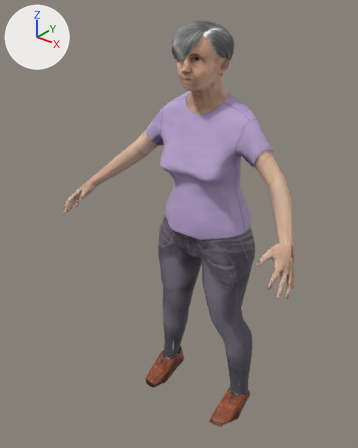
The glTF model public/models/people/mh_f_abuela_old.glb: old version first, new version second.
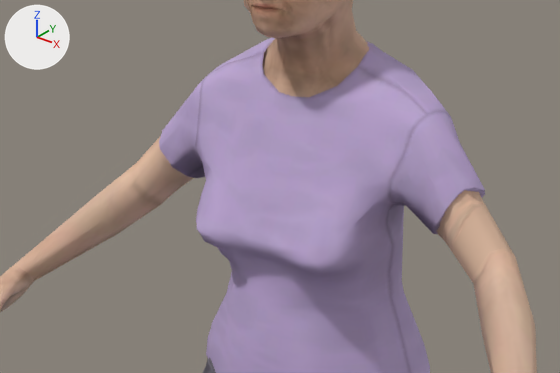
Old and new are each drawn whole from a 50 mm camera at (0.946, -1.378, 1.569) aimed at (-0.052, -0.131, 0.796) and again close up on the part from 24% to 84% of the width and 17% to 49% of the height. Every picture has the same lights, and +X, +Y and +Z are marked at upper left. The last two pictures show the newer version. Vertices at exactly the same position are counted once.

The first close-up shows 'cuerpo'.
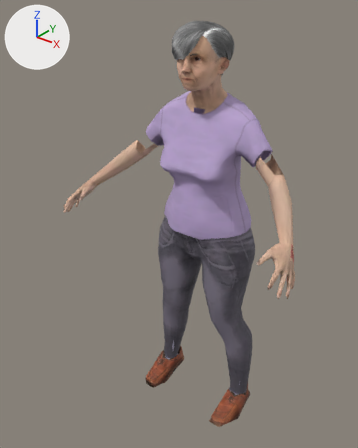
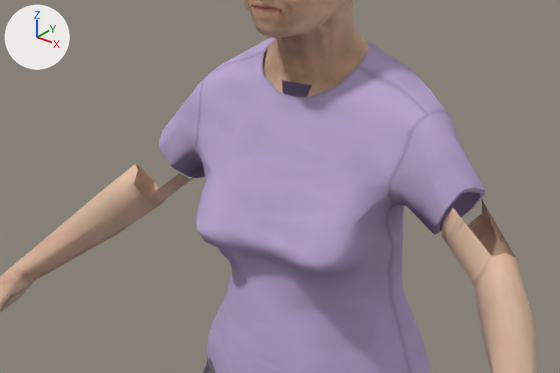
Boxes (x1, y1, x2, y2) around the edits, measured in the close-ups (560 x 373 px; the box of a moved part takes in the faces that stretch with it):
part 1 of me_mh_f_abuela_old, moved or reshaped: before (1, 0, 515, 300); after (1, 0, 313, 300)

What the commit changed:
me_mh_f_abuela_old is used by ob_cuerpo; location (0.0, 0.0, 0.0).
me_mh_f_abuela_old had 2663 vertices, 4904 faces and spanned x -0.466..0.466, y -0.341..0.088, z 0.001..1.469.
me_mh_f_abuela_old now has 2667 vertices, 4904 faces and spans x -0.466..0.466, y -0.341..0.088, z 0.001..1.469.
Part 1, on me_mh_f_abuela_old:
23 vertices are removed from x -0.244..0.24, y -0.104..-0.008, z 1.069..1.171.
105 faces are deleted.
19 vertices are added at x -0.448..0.074, y -0.333..-0.078, z 0.802..1.367.
89 new faces join them.
Other edits to the shape of me_mh_f_abuela_old do not show in these pictures.
